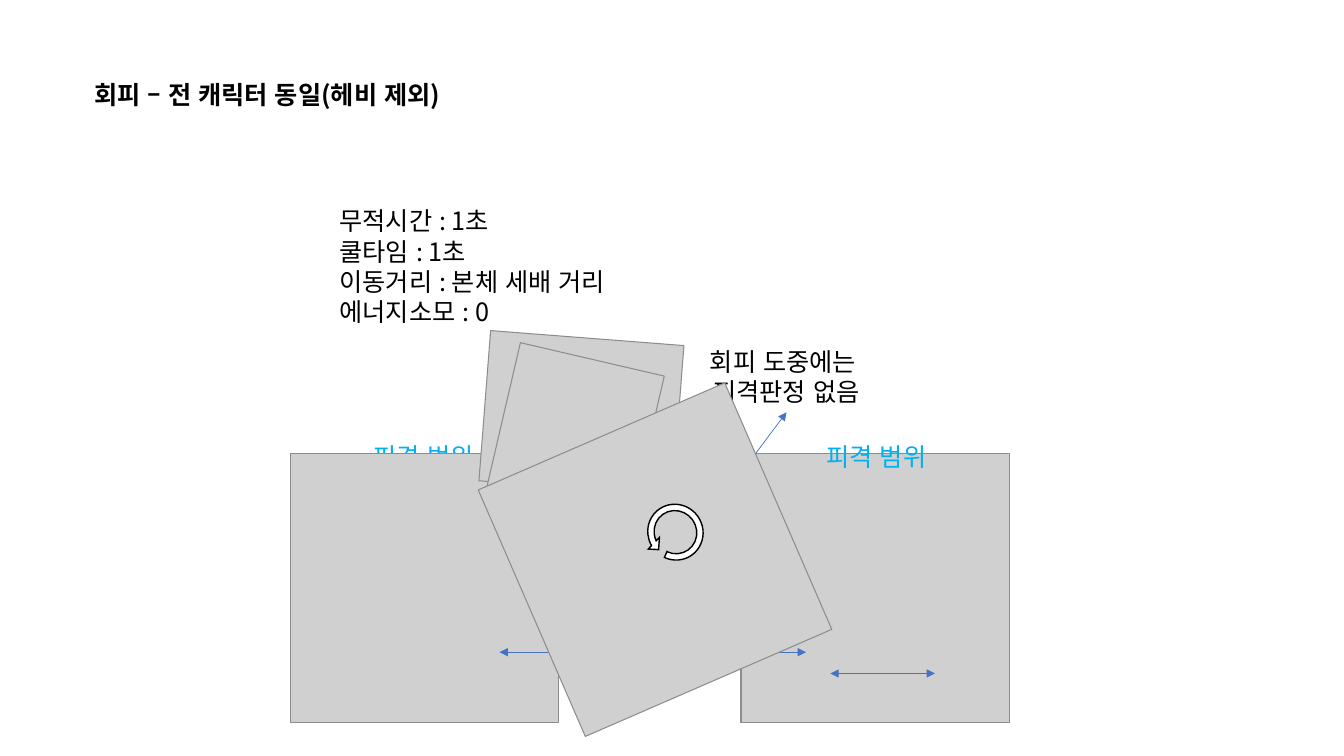
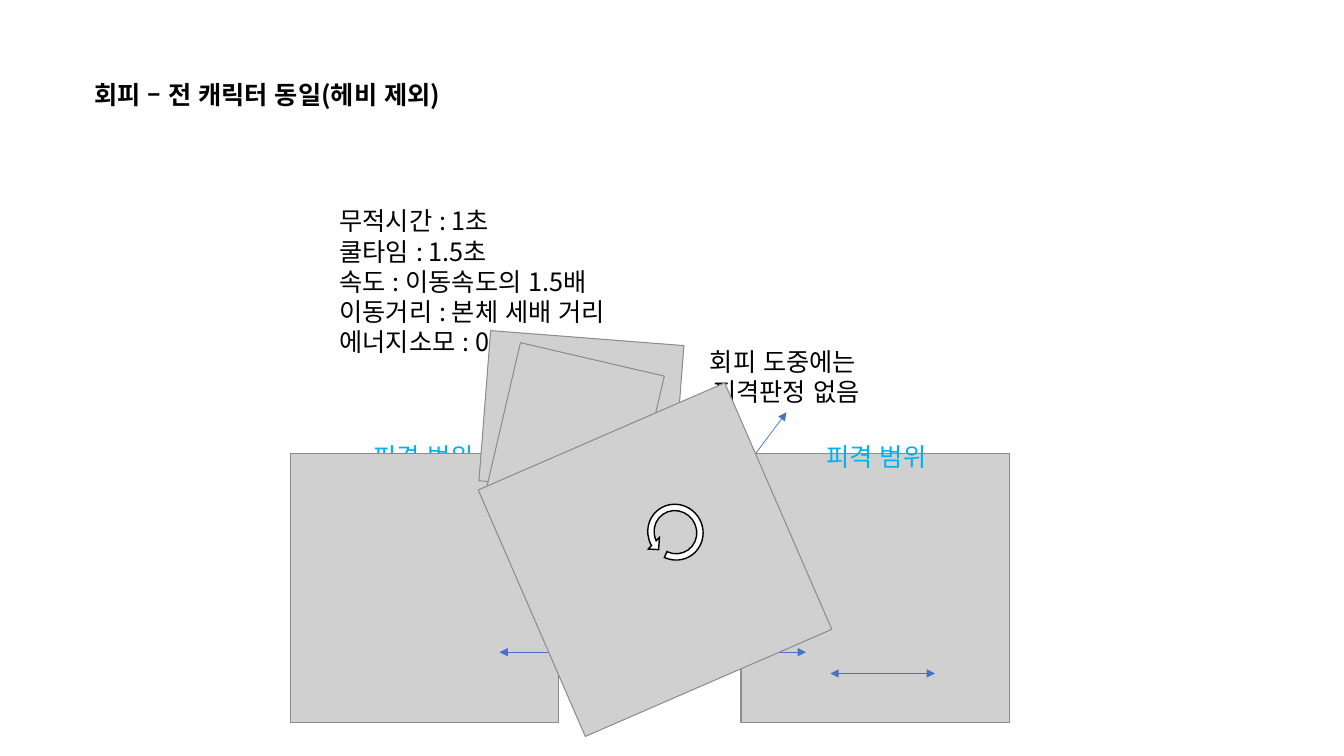
Before and after one commit to penspanic/ITWGamejam, a slide deck: slide 16 of Plan/Rocketman_씬&스킬구성.pptx. Drawn at 1344x756 pixels with LibreOffice and Linux fonts; fonts in the diff are those of the drawing; grey boxes stand for pictures. Boxes give left, top, right and bottom in pixels: in the first picture for what was removed or moved away, otherwise in the second. Text is boxed around its words. In the diff, an @@ line names an element or a change of style, - is before the commit and + after.

```diff
--- a/Plan/Rocketman_씬&스킬구성.pptx
+++ b/Plan/Rocketman_씬&스킬구성.pptx
@@ text at (x1=339, y1=240, x2=587, y2=293): text changed @@
-쿨타임 : 1초
+쿨타임 : 1.5초
+속도 : 이동속도의 1.5배
```
Also in this commit, not shown: 8 other slides changed.
